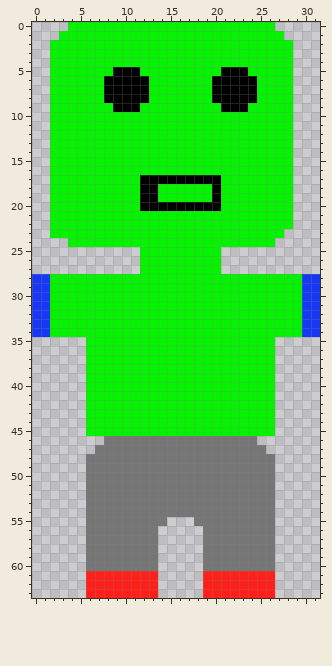
Pixel-art sprite -- img/player.png. That is the earlier state.
The file is 32x64 pixels.
After:
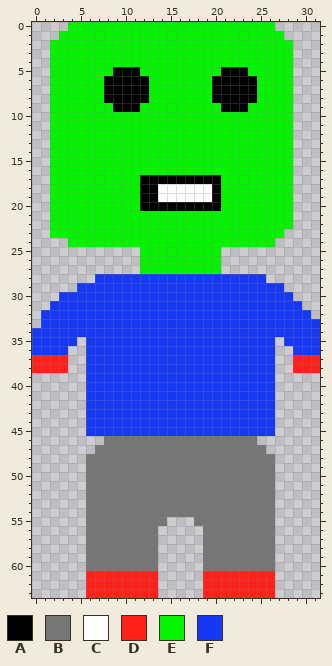
Palette (. is transparent): A #000000  B #767676  C #fffeff  D #ff201a  E #04f400  F #1638f4
From old to new:
Changed rows in their new state; - is an unchanged pixel.
first column x 14:
18 CCCCCC
19 CCCCCC
first column x 0:
28 .......FFFFFFFFFFFFFFFFFFF......
29 .....FFFFFFFFFFFFFFFFFFFFFFF....
30 ...FFFFFFFFFFFFFFFFFFFFFFFFFF...
31 ..FFFFFFFFFFFFFFFFFFFFFFFFFFFF..
32 .-FFFFFFFFFFFFFFFFFFFFFFFFFFFF-.
33 .-FFFFFFFFFFFFFFFFFFFFFFFFFFFF--
34 --FFFFFFFFFFFFFFFFFFFFFFFFFFFF--
35 FFFFF-FFFFFFFFFFFFFFFFFFFFF-FFFF
36 FFFF--FFFFFFFFFFFFFFFFFFFFF--FFF
37 DDDD--FFFFFFFFFFFFFFFFFFFFF--DDD
38 DDDD--FFFFFFFFFFFFFFFFFFFFF--DDD
39 ------FFFFFFFFFFFFFFFFFFFFF-----
40 ------FFFFFFFFFFFFFFFFFFFFF-----
41 ------FFFFFFFFFFFFFFFFFFFFF-----
42 ------FFFFFFFFFFFFFFFFFFFFF-----
43 ------FFFFFFFFFFFFFFFFFFFFF-----
44 ------FFFFFFFFFFFFFFFFFFFFF-----
45 ------FFFFFFFFFFFFFFFFFFFFF-----
Changed places in both pictures, as pixel boxes (x1, y1, x2, y2):
changed: (158, 184, 212, 202)
changed: (32, 274, 320, 436)
